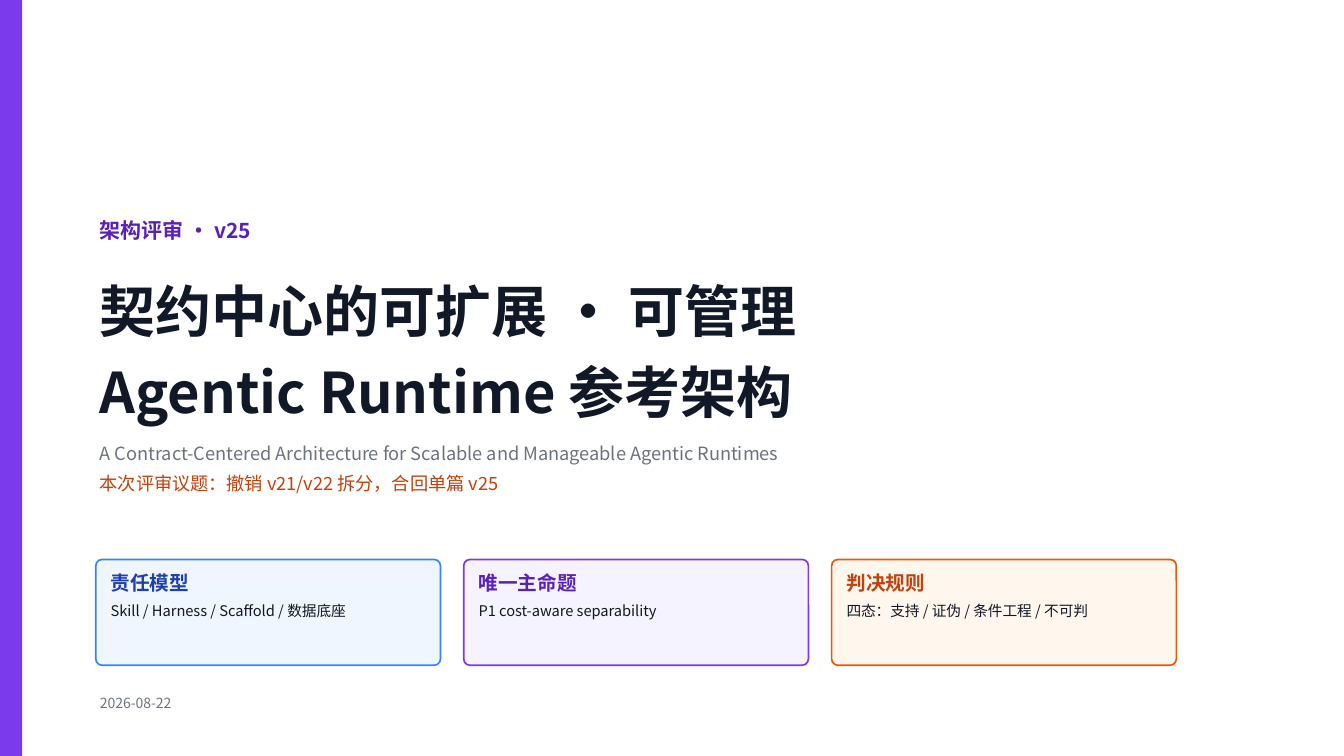
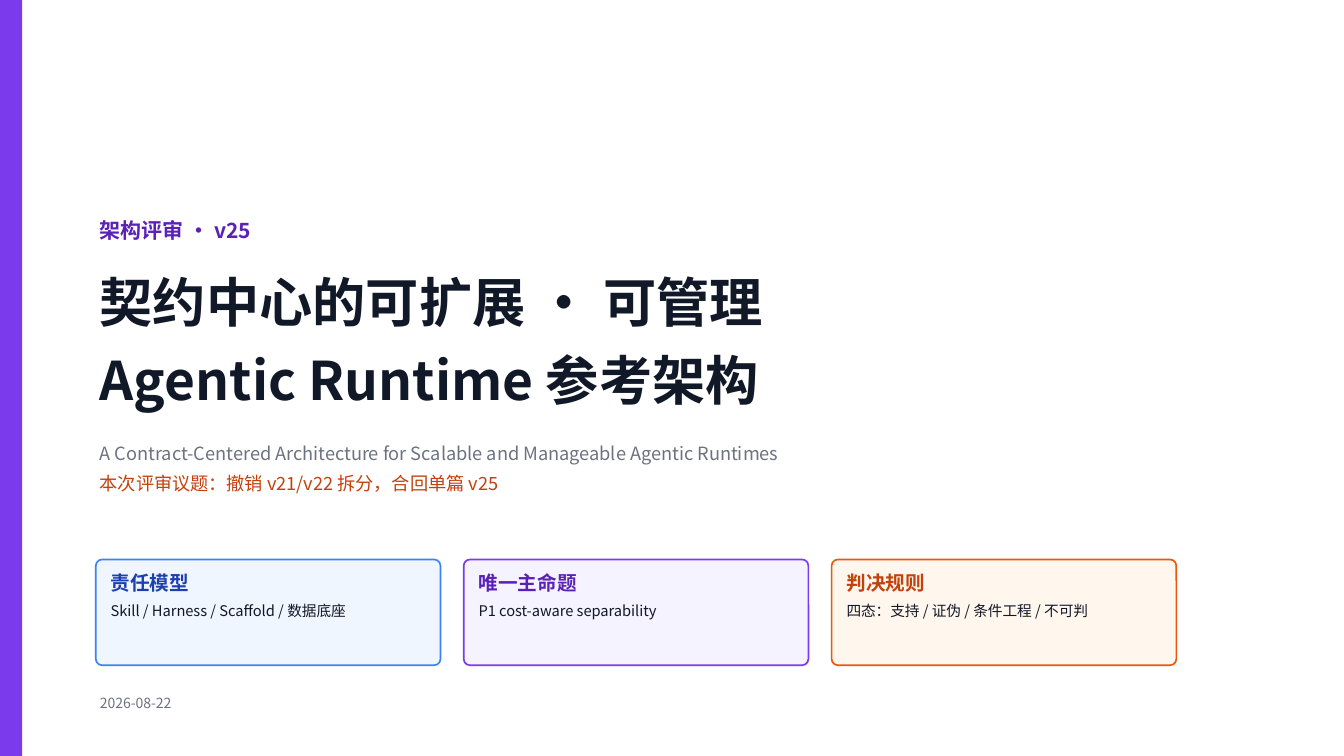
Before and after one commit to rootliu/agentic-scaling-architecture, a slide deck: slide 1 of academy/architecture-review-v25-zh.pptx. Drawn at 1344x756 pixels with LibreOffice and Linux fonts; fonts in the diff are those of the drawing. Boxes give left, top, right and bottom in pixels: in the first picture for what was removed or moved away, otherwise in the second. Text is boxed around its words. In the diff, an @@ line names an element or a change of style, - is before the commit and + after.

```diff
--- a/academy/architecture-review-v25-zh.pptx
+++ b/academy/architecture-review-v25-zh.pptx
@@ text "契约中心的可扩展 · 可管理" at [100,276,763,413]: size 40 to 38 pt @@
```
Also in this commit, not shown: 1 other file.
